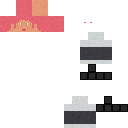
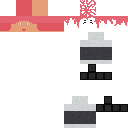
Comparing the layer stacks of the two 128x128 images. Changes:
painted on "skin.png copy" over <box>0,0,128,32</box>
